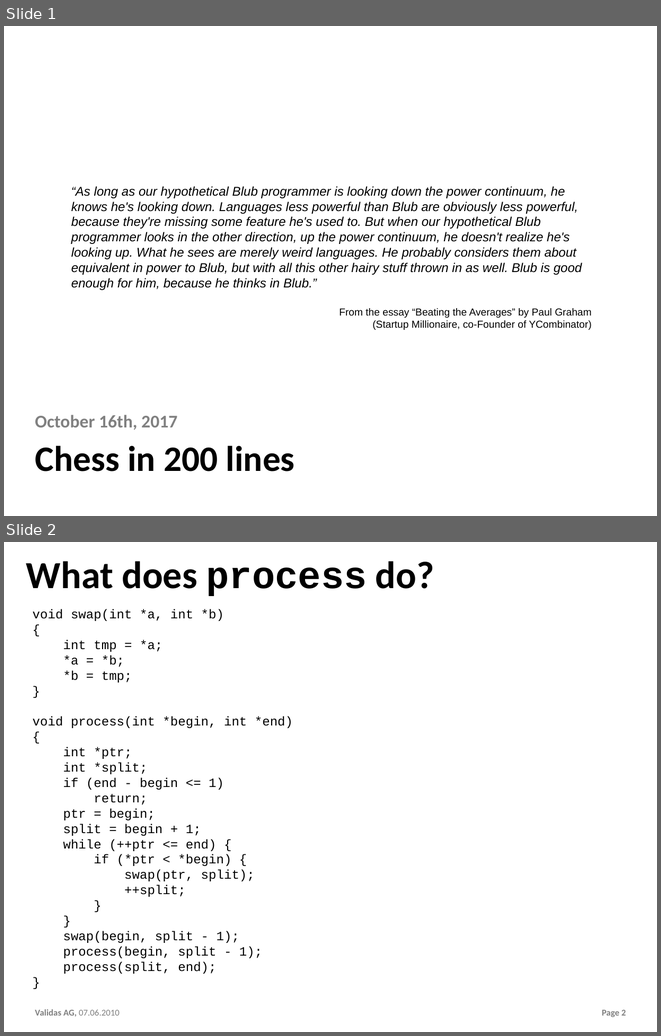
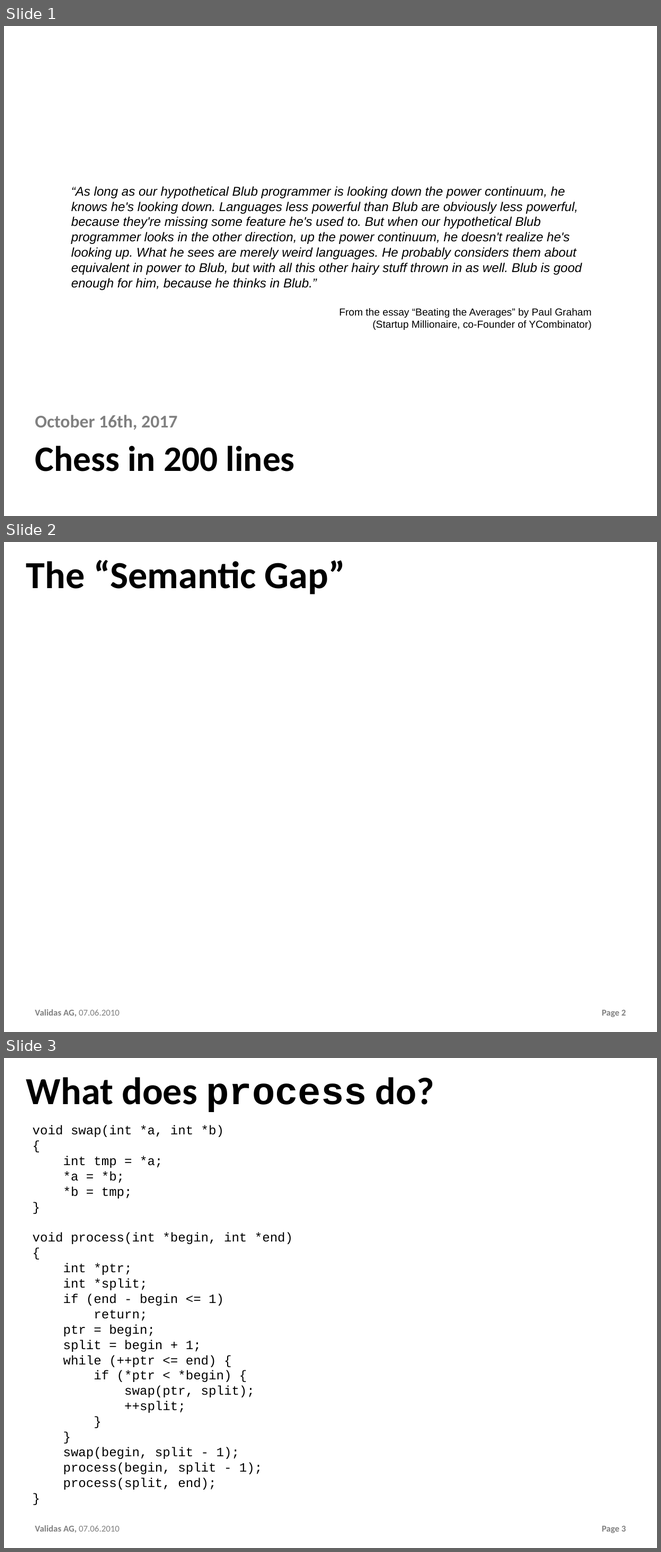
Before and after one commit to theoremprover/chess, a slide deck: ppt/Chess200.pptx. Shown one above the other, each under a label of ours: slides 1 and 2 before the commit, slides 1, 2 and 3 after it. The pictures are 661x1036 and 661x1552 pixels, drawn with LibreOffice and Linux fonts; fonts in the diff are those of the drawing; background and template pictures are left out. Boxes give left, top, right and bottom in pixels: in the first picture for what was removed or moved away, otherwise in the second. Text is boxed around its words. In the diff, an @@ line names an element or a change of style, - is before the commit and + after.

```diff
--- a/ppt/Chess200.pptx
+++ b/ppt/Chess200.pptx
@@ slide 2 added at bbox=[4, 542, 657, 1032], background #FFFFFF; not listed: 2 template elements that a slide beside it also shows @@
@@ title added at bbox=[26, 560, 345, 594], 60 pt, text #000000, bold @@
+The “Semantic Gap”
@@ what was slide 2 is now slide 3 @@
@@ page number at bbox=[602, 1525, 626, 1533]: text changed @@
-Page 2
+Page 3
```
